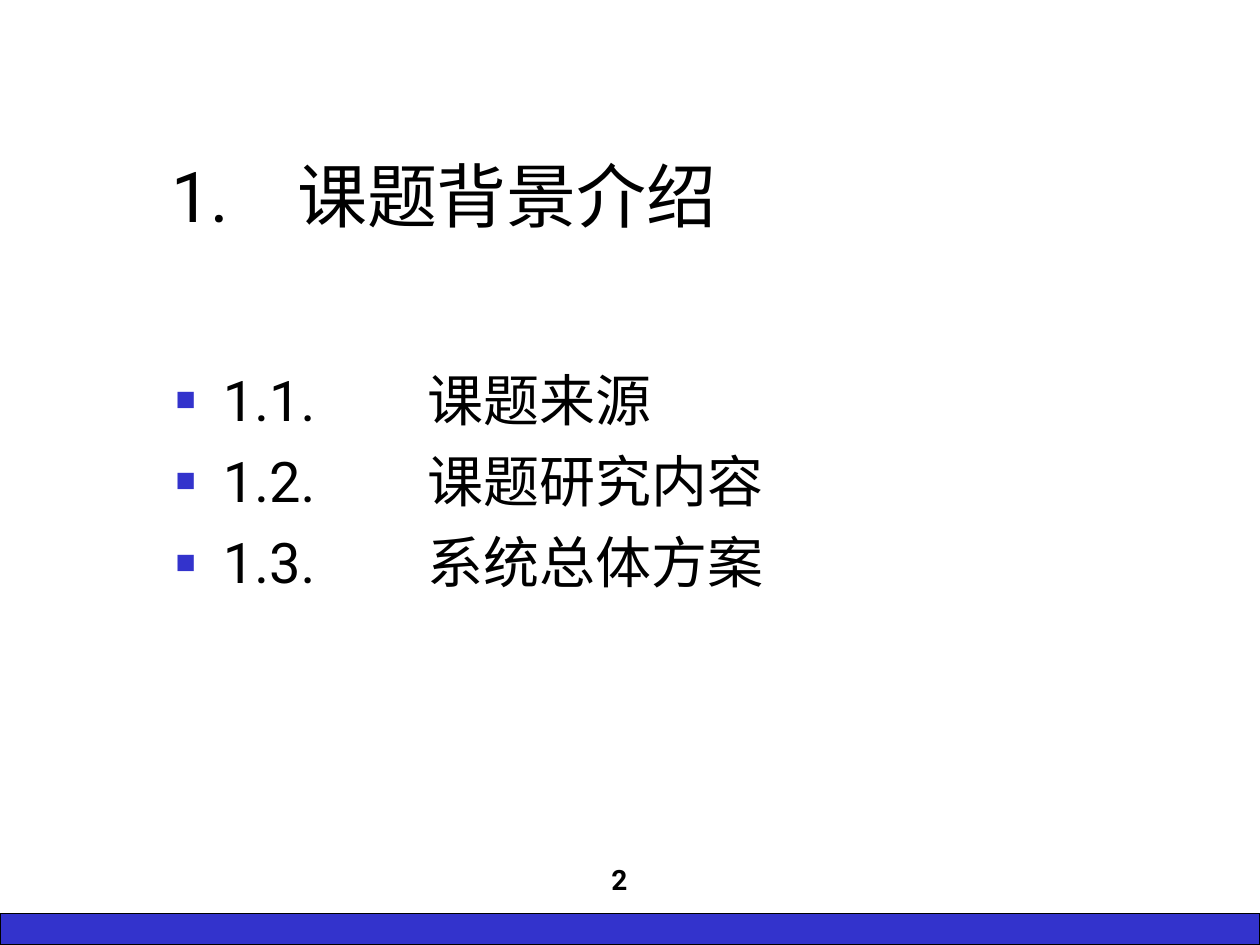
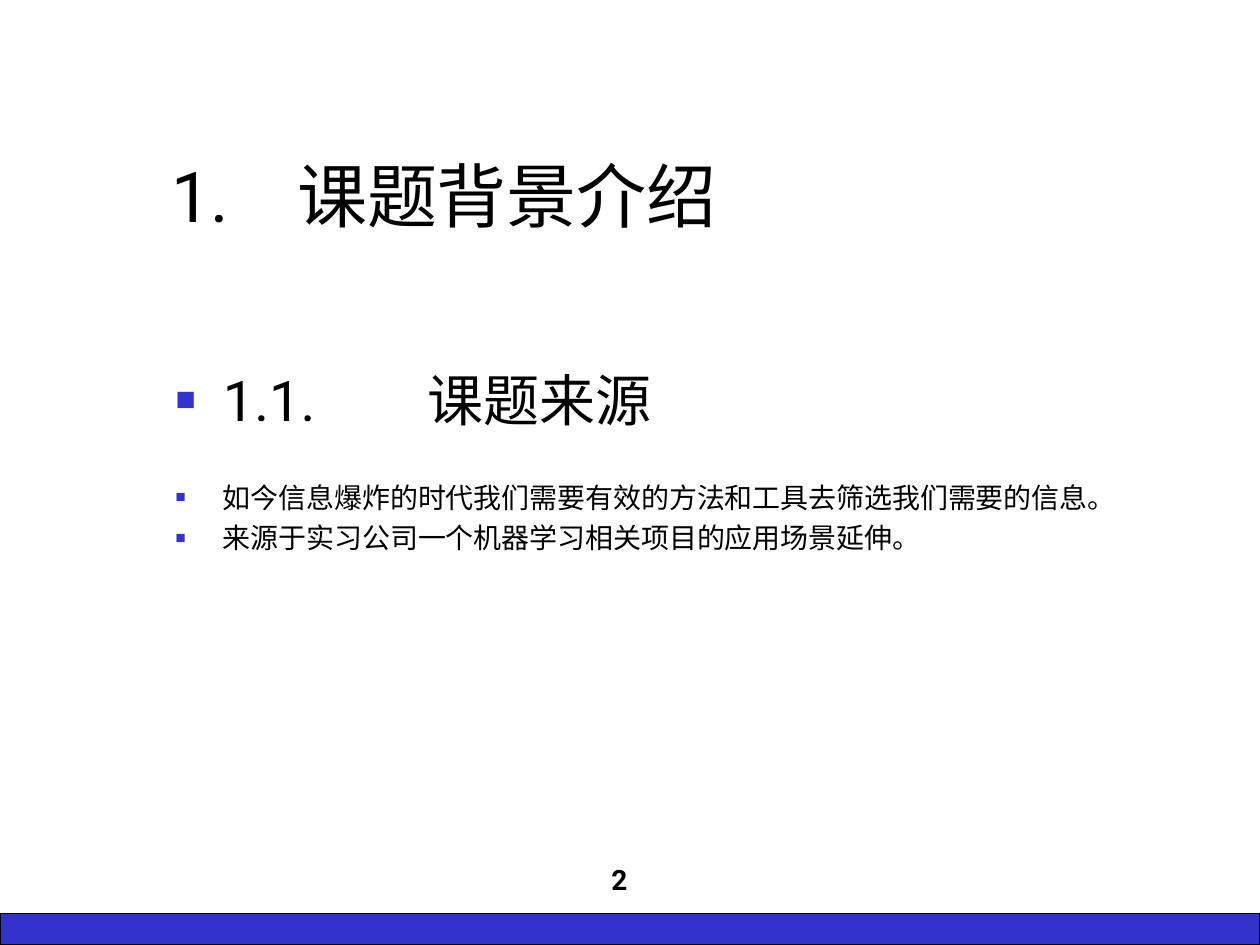
Before and after one commit to silver6wings/WeiboFilter, a slide deck: slide 2 of _Paper/7.中期报告/GS11211B8于俊超 中期检查报告.ppt. Drawn at 1260x945 pixels with LibreOffice and Linux fonts; fonts in the diff are those of the drawing; background and template pictures are left out. Boxes give left, top, right and bottom in pixels: in the first picture for what was removed or moved away, otherwise in the second. Text is boxed around its words. In the diff, an @@ line names an element or a change of style, - is before the commit and + after.

```diff
--- a/_Paper/7.中期报告/GS11211B8于俊超 中期检查报告.ppt
+++ b/_Paper/7.中期报告/GS11211B8于俊超 中期检查报告.ppt
@@ text at [223, 484, 1116, 551]: text changed; size 32 to 16 pt @@
-■ 1.2. 课题研究内容
-■ 1.3. 系统总体方案
+■ 如今信息爆炸的时代我们需要有效的方法和工具去筛选我们需要的信息。
+■ 来源于实习公司一个机器学习相关项目的应用场景延伸。
```
Also in this commit, not shown: 6 other slides changed, 5 slides added, 1 slide removed, 5 other files.
